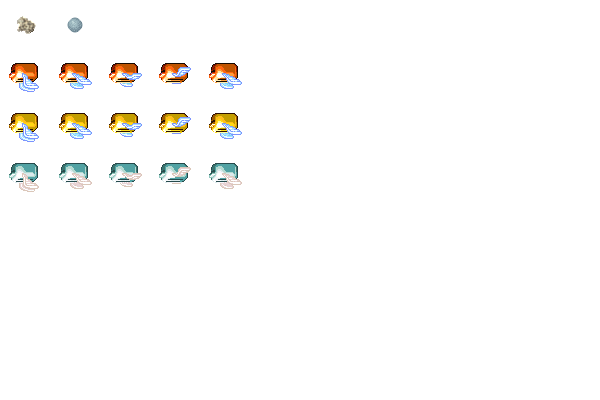
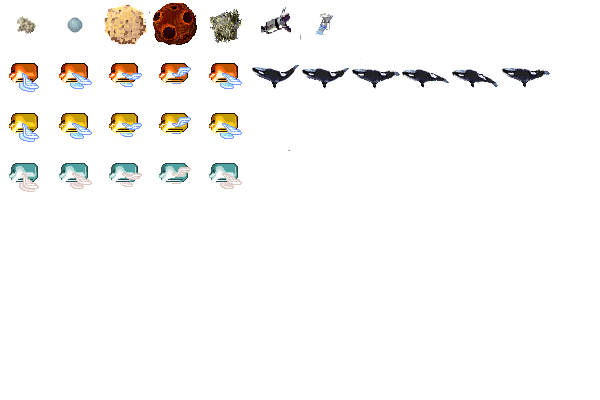
Layer changes from the first (600, 400) image to the second:
painted on "Background" over [103, 2, 550, 151]
